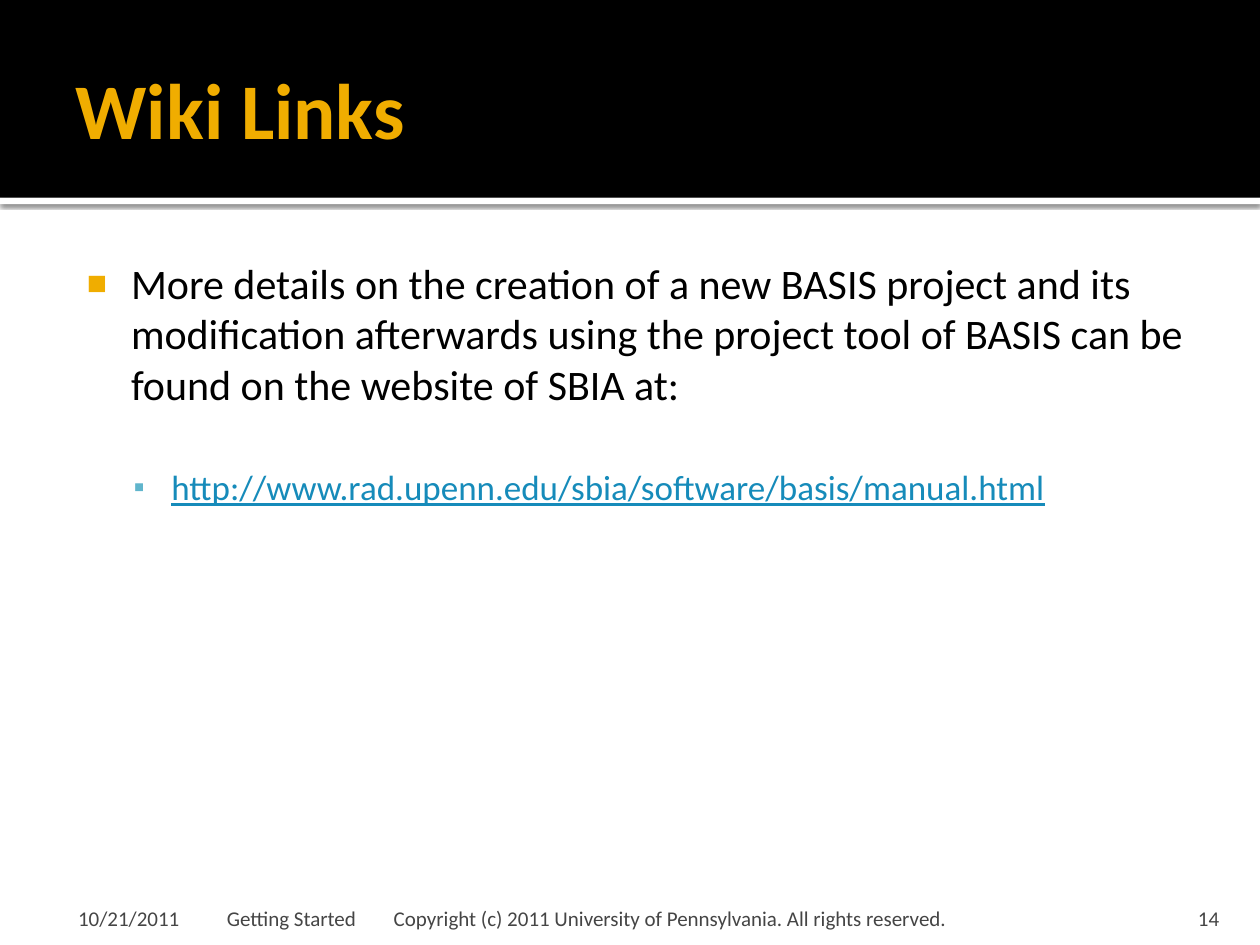
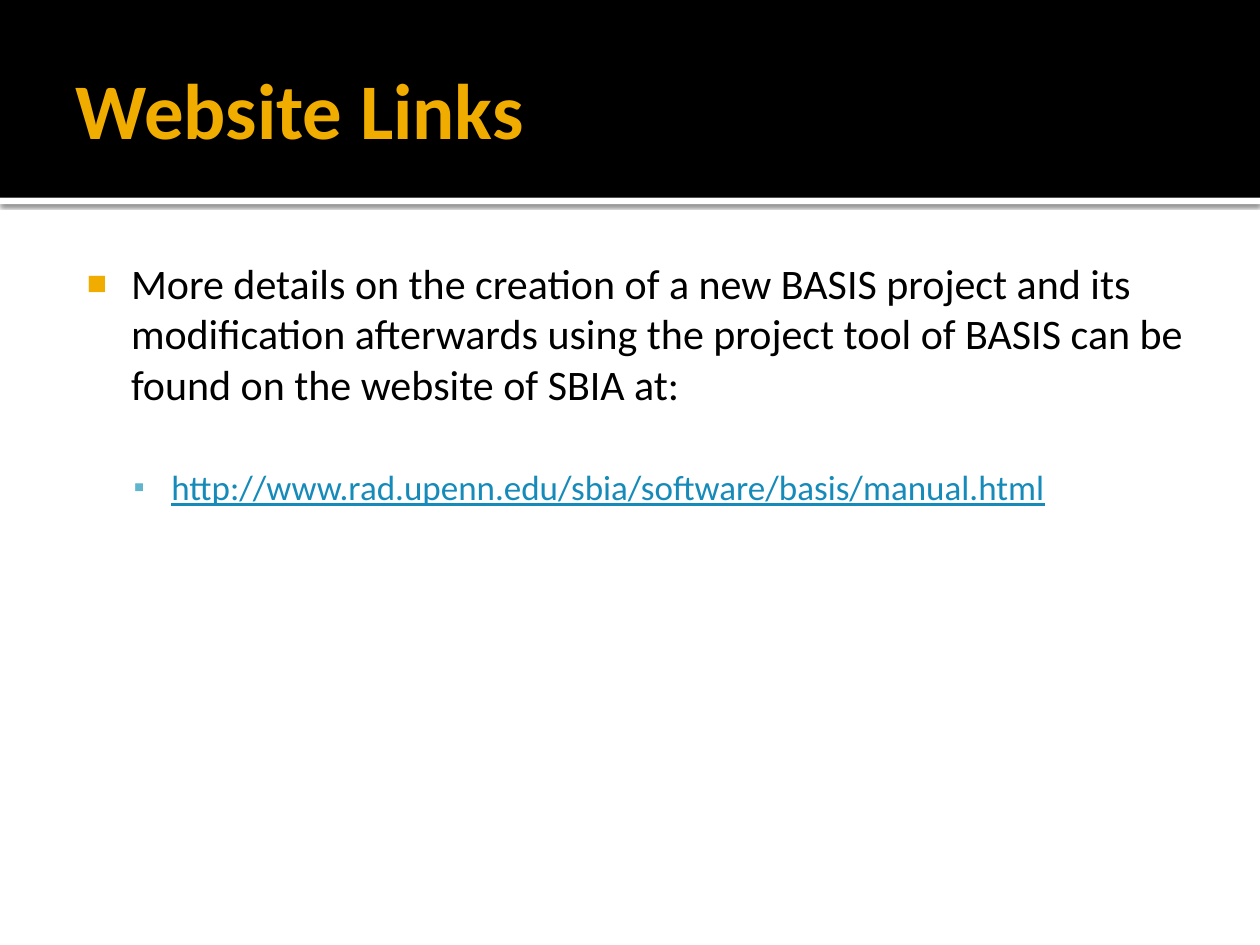
Before and after one commit to cmake-basis/legacy, a slide deck: slide 14 of doc/tutorials/BASIS Quick Start Guide - 01 Getting Started.pptx. Drawn at 1260x945 pixels with LibreOffice and Linux fonts; fonts in the diff are those of the drawing. Boxes give left, top, right and bottom in pixels: in the first picture for what was removed or moved away, otherwise in the second. Text is boxed around its words. In the diff, an @@ line names an element or a change of style, - is before the commit and + after.

Commit message:
Issue #237 Updated Getting Started Tutorial and Quick Start Guide to be more current and reference the git repository rather than the older SVN repository.

```diff
--- a/doc/tutorials/BASIS Quick Start Guide - 01 Getting Started.pptx
+++ b/doc/tutorials/BASIS Quick Start Guide - 01 Getting Started.pptx
@@ title at bbox=[76, 83, 523, 140]: text changed @@
-Wiki Links
+Website Links
@@ text removed at bbox=[78, 911, 179, 927] @@
-10/21/2011
@@ text removed at bbox=[227, 911, 946, 930] @@
-Getting Started Copyright (c) 2011 University of Pennsylvania. All rights reserved.
@@ page number removed at bbox=[1198, 912, 1219, 926] @@
-14
```
Also in this commit, not shown: 2 other slides changed, 1 other file.
